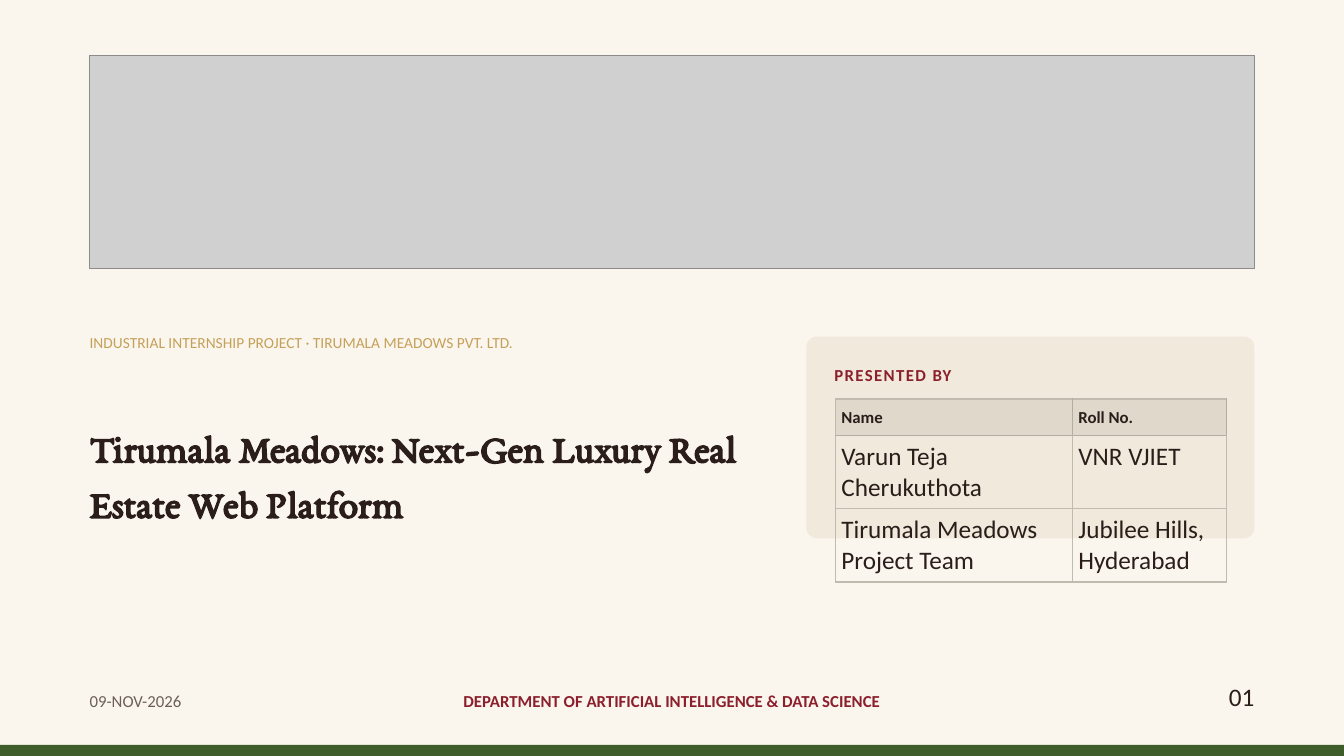
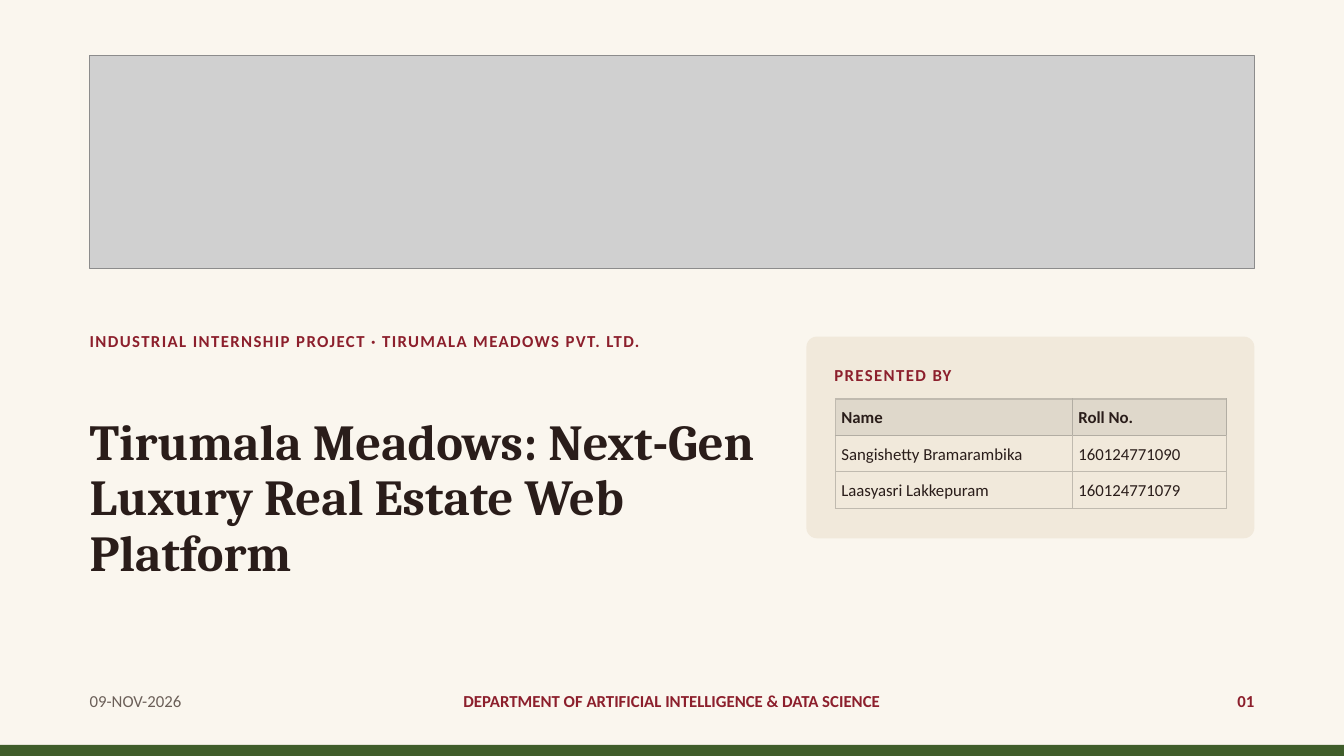
Before and after one commit to vroom0456/tirumala_meadows, a slide deck: slide 1 of Tirumala_Meadows_Internship_Presentation.pptx. Drawn at 1344x756 pixels with LibreOffice and Linux fonts; fonts in the diff are those of the drawing; grey boxes stand for pictures. Boxes give left, top, right and bottom in pixels: in the first picture for what was removed or moved away, otherwise in the second. Text is boxed around its words. In the diff, an @@ line names an element or a change of style, - is before the commit and + after.

```diff
--- a/Tirumala_Meadows_Internship_Presentation.pptx
+++ b/Tirumala_Meadows_Internship_Presentation.pptx
@@ text "INDUSTRIAL INTERNSHIP PROJECT · TIRUMALA ..." at (x1=90, y1=336, x2=639, y2=347): size 11 to 12 pt, text colour #C5A059 to #8C1F2C, letter spacing 0 to 1 pt, bold on @@
@@ title "Tirumala Meadows: Next-Gen Luxury Real ..." at (x1=90, y1=425, x2=754, y2=572): size 28 to 36 pt, font EB Garamond to Cambria @@
@@ table at (x1=836, y1=399, x2=1227, y2=508) @@
-row 2, column 1: Varun Teja Cherukuthota
+row 2, column 1: Sangishetty Bramarambika
-row 2, column 2: VNR VJIET
+row 2, column 2: 160124771090
-row 3, column 1: Tirumala Meadows Project Team
+row 3, column 1: Laasyasri Lakkepuram
-row 3, column 2: Jubilee Hills, Hyderabad
+row 3, column 2: 160124771079
@@ text "01" at (x1=1237, y1=696, x2=1254, y2=707): size 18 to 12 pt, text colour #2A1D1A to #8C1F2C, bold on @@
```
Also in this commit, not shown: 7 other slides changed, 1 other file.
